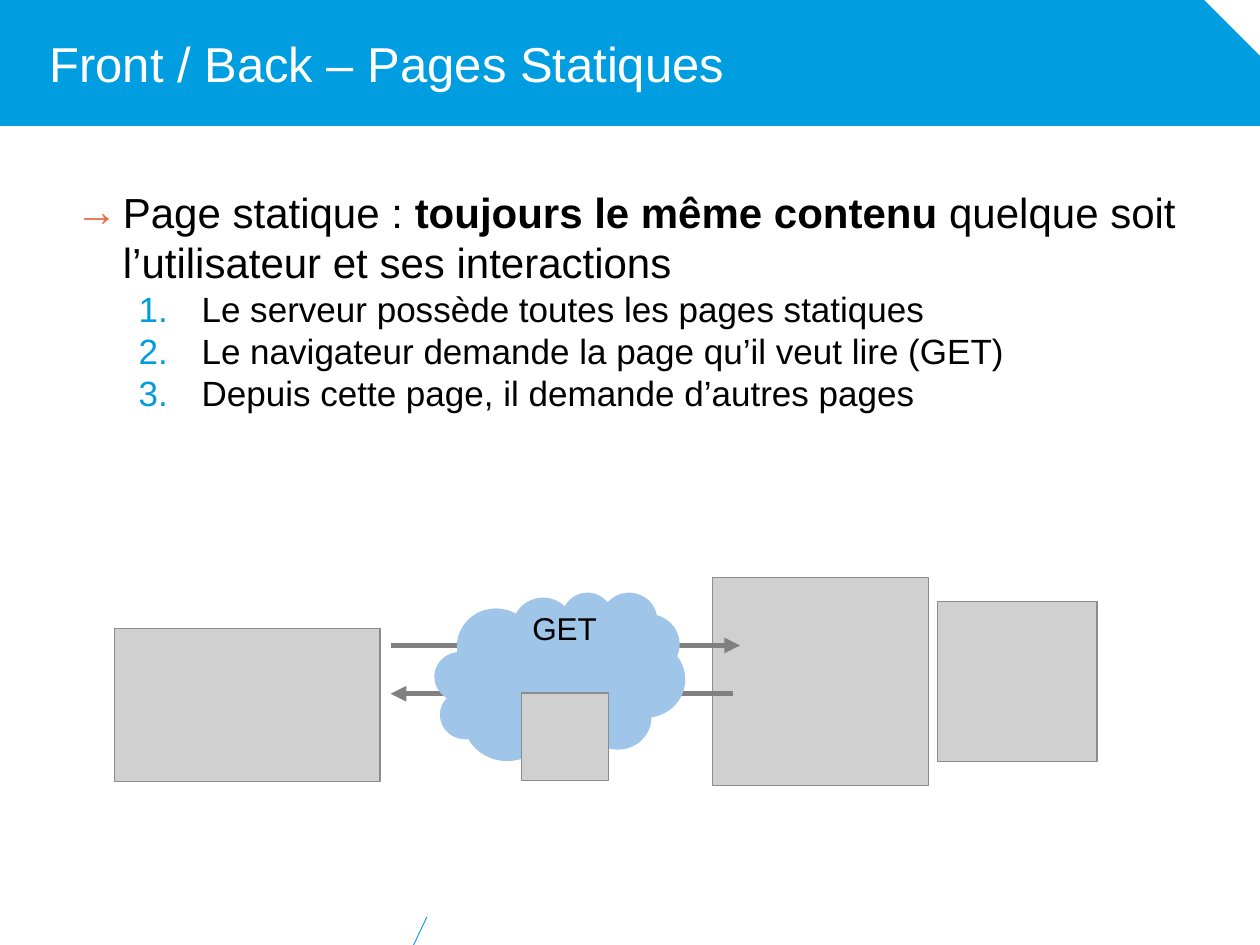
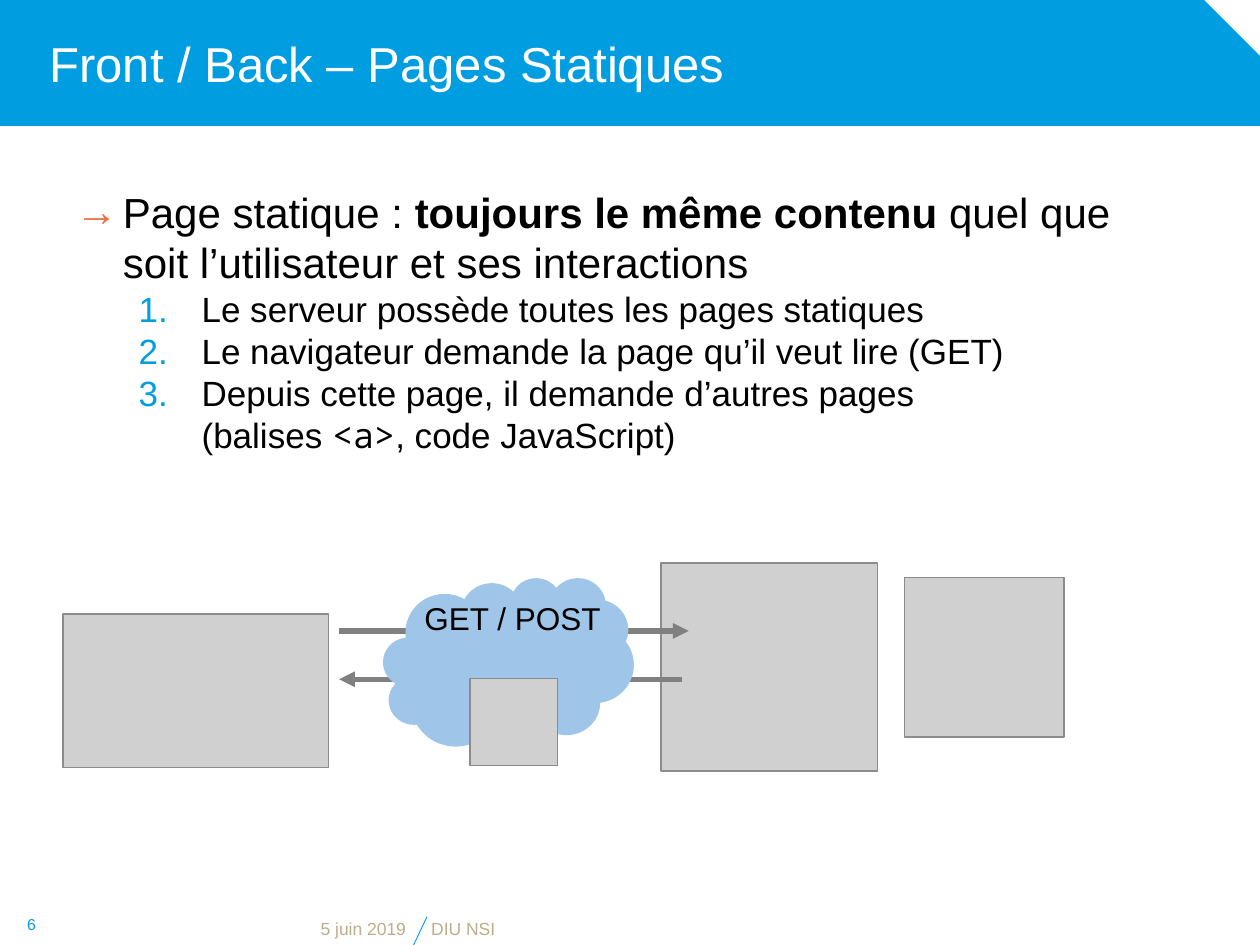
Before and after one commit to diu-uf-bordeaux/bloc1, a slide deck: slide 6 of web/5-Developpement/developpement.pptx. Drawn at 1260x945 pixels with LibreOffice and Linux fonts; fonts in the diff are those of the drawing; grey boxes stand for pictures; background and template pictures are left out. Boxes give left, top, right and bottom in pixels: in the first picture for what was removed or moved away, otherwise in the second. Text is boxed around its words. In the diff, an @@ line names an element or a change of style, - is before the commit and + after.

```diff
--- a/web/5-Developpement/developpement.pptx
+++ b/web/5-Developpement/developpement.pptx
@@ text at <box>123,196,1110,279</box>: spaces changed @@
-→ Page statique : toujours le même contenu quelque soit l’utilisateur et ses interactions
+→ Page statique : toujours le même contenu quel que soit l’utilisateur et ses interactions
@@ text at <box>202,380,914,455</box>: text changed @@
-  3. Depuis cette page, il demande d’autres pages
+  3. Depuis cette page, il demande d’autres pages
+     (balises <a>, code JavaScript)
@@ 3 pictures, 2 arrows, 1 cloud: place and size @@
-3 pictures, 2 arrows, 1 cloud at <box>115,577,929,785</box>
+3 pictures, 2 arrows, 1 cloud at <box>63,563,878,771</box>
@@ picture: place and size @@
-picture at <box>937,602,1097,762</box>
+picture at <box>905,577,1065,737</box>
@@ text at <box>424,608,601,631</box>: text changed @@
-GET
+GET / POST
@@ page number added at <box>27,919,36,930</box>, 9 pt, text #009DE0 @@
+6
@@ text added at <box>321,922,406,939</box>, 10 pt, text #BEAD8A @@
+5 juin 2019
@@ text added at <box>431,923,495,935</box>, 10 pt, text #BEAD8A @@
+DIU NSI
```
Also in this commit, not shown: 6 other slides changed.
